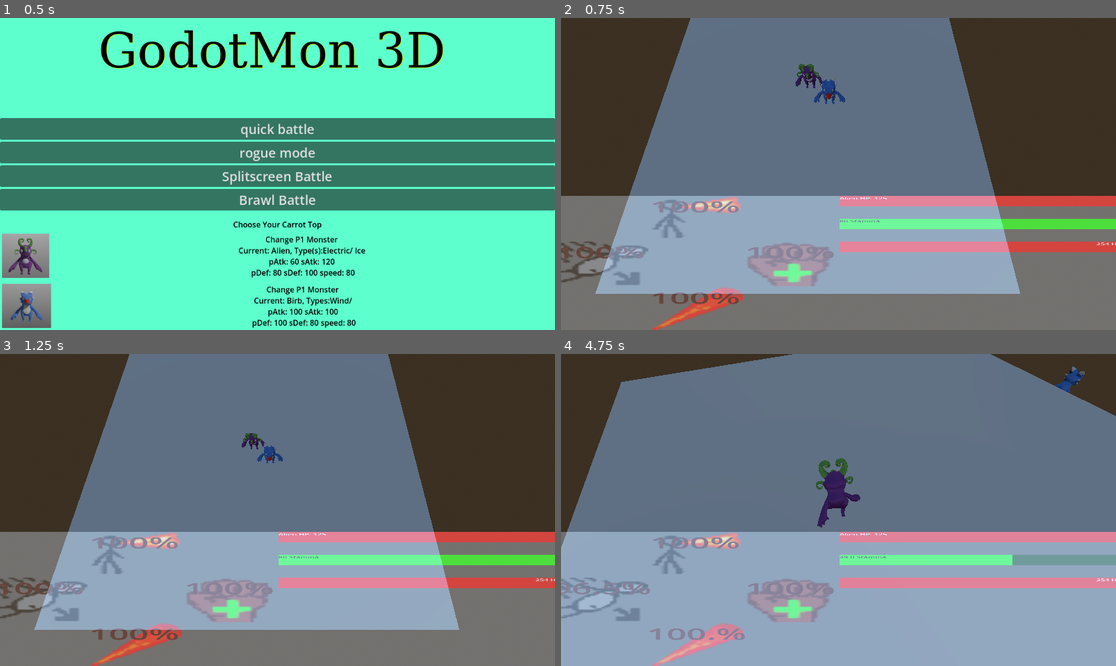
Above: before the commit, frames 1-4 (two rows, left to right).
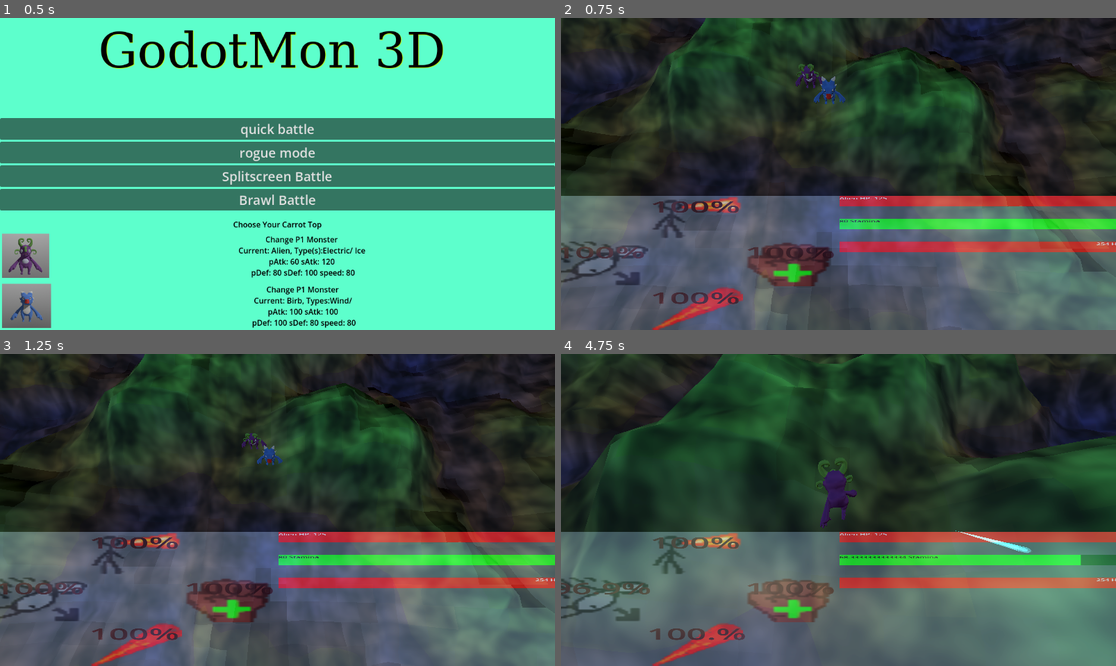
Above: after the commit, the same moments.

Repository: TjhaiME/GodotMon3D
Game: Godot game, scene res://UI/mainMenu.tscn
Two runs of this game, one before a commit and one after it. Both use one fixed random seed, a clock stepped at 60 frames per second and the inputs below. The engine's default icon, where the game draws it, is replaced by a stand-in: a white triangle on a blue panel in a dark square.
Inputs:
- Up to frame 1 (0.5 s): no input
- Up to frame 2 (0.75 s): click "quick battle" at 0.5 s
- Up to frame 3 (1.25 s): no input
- Up to frame 4 (4.75 s): hold Right (move_right) 1.28-2.03 s; tap Space (dodge) at 1.35, 2.3, 3.8 s; tap Shift (jump) at 1.52, 1.55, 1.82, 2.1, 2.27, 2.57, 3.05, 3.77, 4.07, 4.52, 4.55 s; hold Down (move_back) 2.03-2.78 s; hold Right (move_right) 2.78-3.53 s; hold S (attack_A) 2.78-3.53 s; hold Up (move_forward) 3.53-4.28 s; tap D (attack_B) at 3.6 s; hold Left (move_left) from 4.28 s (still down); hold A (attack_X) from 4.28 s (still down)

Frame 1 is identical in both runs. In frame 2, 84% of the frame differs, in the area x 0-100%, y 0-100%; in frame 3, 84%; in frame 4, 97%.

Commit message:
finished separating jump and dodge, also made climbing easier

Diff:
--- a/UI/main_menu.gd
+++ b/UI/main_menu.gd
@@ -240,7 +240,7 @@
 	# Switch to the main game scene
 
 
-	central.change_scene("res://master_node_Flat.tscn", preReadyVars)
+	central.change_scene("res://master_node.tscn", preReadyVars)
 
 func populate_monster_list():
 	var p1Menu = $VBoxTitle/MonsterSelect/ChangeP1Monster.get_popup()
--- a/entities/controllableMonster.gd
+++ b/entities/controllableMonster.gd
@@ -1,5 +1,15 @@
 #extends "res://scripts/controllable.gd"
 extends CharacterBody3D
+
+#if we dodge onto a wall or we land on a wall we should enter climbing state DONE
+#we need a jump button as well that we can direct with input DONE
+#okay we have a jump now we need to make it move DONE
+#we meed the jump to be bigger and have more oomph in it when given directional input
+#could take advantage of jump_pressed and released signals, so we can charge up jumps
+#or we could have guard+jump be a special crouch jump thingo
+#we still have two more buttons, ones for item stuffs.
+
+#while it is noe easier to enter climb state, it is much harder to get out of
 
 #okay we can climb now (needs tweaking)
 #would be better if we jump into the climb
@@ -241,7 +251,6 @@
 	cooldownMod = {}
 
 
-
 func handle_input(delta: float, input_data: Dictionary) -> void:
 	standingStill = false
 	if not is_controlled:
@@ -306,6 +315,9 @@
 
 		var desired_move = (right_dir * input_vec.x + up_along_surface * input_vec.y).normalized()
 		move_dir = desired_move
+	elif movement_state == movement_states["falling"]:
+		var fallSpeedMod = 0.5
+		move_dir = fallSpeedMod*(-move_input.y*global_transform.basis.z -move_input.x*global_transform.basis.x).normalized()
 
 
 ##TEST COMMENT OUT setting velocity here
@@ -321,6 +333,8 @@
 		var resistance = 1.0  # Tune this value to adjust how quickly velocity slows
 		velocity.x = lerp(velocity.x, 0.0, resistance * delta)
 		velocity.z = lerp(velocity.z, 0.0, resistance * delta)
+	elif movement_state == movement_states["falling"]:
+		velocity += move_dir*delta
 	elif move_dir.length() > 0.0001:
 		var move_speed_mod = 1.0
 		#aslo make this dependent on stamina
@@ -361,8 +375,9 @@
 
 
 	#move_and_slide()
-
-
+	if input_data["jump_pressed"]:
+		if movement_state == movement_states["grounded"]:
+			start_jump(input_data)
 
 	if input_data["dodge_pressed"]:
 
@@ -432,20 +447,19 @@
 	check_activate_dodge(input_data)
 
 
+	var check_to_climb = false
+
 	###for climbing:
 	if dodge_pressed and movement_state == movement_states["grounded"]:
-		print("looking for wall")
-		var wall_check_origin = global_transform.origin + Vector3(0, 0.04, 0) # just above floor height
-		var wall_check_dir = global_transform.basis.z
-		var wall_check_distance = 0.8#1.2
-		var result = raycast(wall_check_origin, wall_check_dir, wall_check_distance)
-
-		if result:
-			print("raycast hit wall")
-			var normal: Vector3 = result.normal
-			var angle = rad_to_deg(acos(normal.dot(Vector3.UP)))
-			if angle > stats["climb"]: # too steep = climbable
-				start_climb(normal)
+		#this is the old method of checking for climb
+		check_to_climb = true
+
+	#we want to do a new method, if we land and we are pushing up on the stick
+	#if we dodge forward and hit a wall
+
+	if check_to_climb:
+		#we should move this to dodge process
+		check_for_start_climb()
 
 	var look_input: Vector2 = input_data["look"]
 	if look_input.length() > 0.0001 or move_input.length() > 0.0001:
@@ -792,8 +806,21 @@
 			else:
 				print("ERROR, not on ground, couldnt dodge, movement_state = ", movement_state)
 
+func start_jump(input_data):
+	##TODO
+	#we should use input data to give it some more direction
+	var jumpStrength = 1.0
+	var move_dir = jumpStrength*Vector3(0.0,1.0,0.0)
+	movement_state = movement_states["jumping"]
+	velocity += move_speed*move_dir
 
 func start_dodge(input_data):
+	#We DO NOT want this to jump anymore, it should always go forward if there is no input_data
+
+
+
+
+
 	#changed so this only runs when acturally releasing the dodge button and being in a state where we can dodge
 	#busyAttacking = true
 
@@ -817,9 +844,11 @@
 	#var move_dir = (transform.basis * Vector3(move_input.x, 0, move_input.y)).normalized()
 	var move_dir = Vector3(0.0,0.0,0.0)
 	if move_input.length() < 0.01:
-		var jumpStrength = 1.0
-		move_dir = jumpStrength*Vector3(0.0,1.0,0.0)
-		movement_state = movement_states["jumping"]
+		#var jumpStrength = 1.0
+		#move_dir = jumpStrength*Vector3(0.0,1.0,0.0)
+		#movement_state = movement_states["jumping"]
+
+		move_dir = -1.0*global_transform.basis.z
 	else:
 		move_dir = (-move_input.y*global_transform.basis.z -move_input.x*global_transform.basis.x).normalized()
 
@@ -853,13 +882,21 @@
 	pass
 func physical_dodge_process(delta, input_data):
 	print("release proc")
+	#runs 16 times in a single dodge
 	atkLife += delta
 	var attackName = "Dodge"#busyAtkName
 	var atkData = masterNodeRef.get_node("AttacksData").moveData[attackName]
 	#how long can we hold this part of the attack before it ends and we resume control
 	#end_physical_attack_release()
 	#move_and_slide()
-	if atkLife > atkData["lifetime"]:
+	var did_climb_start = false
+	var move_input = input_data["move"]
+	var upDirPressed = -1.0*move_input.y
+	if upDirPressed > 0.5:
+		#when dodging forward we can enter a climb state
+		did_climb_start = check_for_start_climb()
+
+	if atkLife > atkData["lifetime"] or did_climb_start:
 		end_dodge_release()
 	#var attackName = busyAtkName
 	pass
@@ -939,6 +976,24 @@
 		movement_state = movement_states["grounded"]
 	climb_normal = Vector3.ZERO
 
+func check_for_start_climb():
+	print("looking for wall")
+	var wall_check_origin = global_transform.origin + Vector3(0, 0.04, 0) # just above floor height
+	var wall_check_dir = global_transform.basis.z
+	var wall_check_distance = 0.8#1.2
+	var result = raycast(wall_check_origin, wall_check_dir, wall_check_distance)
+
+	if result:
+		print("raycast hit wall")
+		var normal: Vector3 = result.normal
+		var angle = rad_to_deg(acos(normal.dot(Vector3.UP)))
+		if angle > 0.75*stats["climb"]: # too steep = climbable not walkable
+			#maybe this is still too high though
+			#it should be higher than the minimum
+			start_climb(normal)
+			return true
+
+	return false
 
 
 ##############
